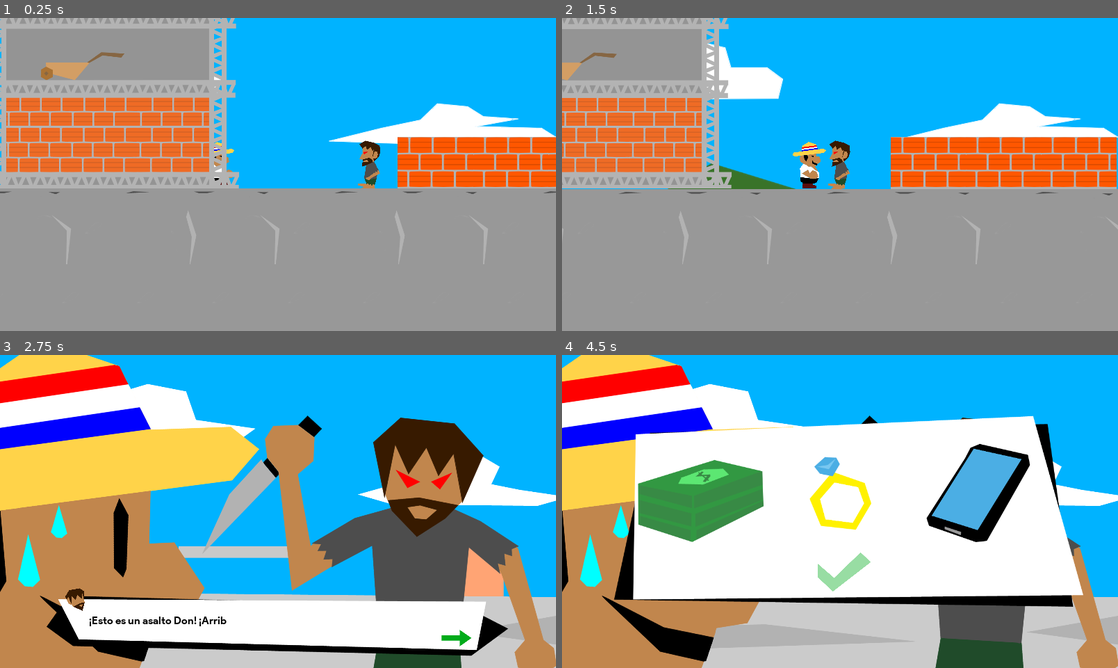
Above: before the commit, frames 1-4 (two rows, left to right).
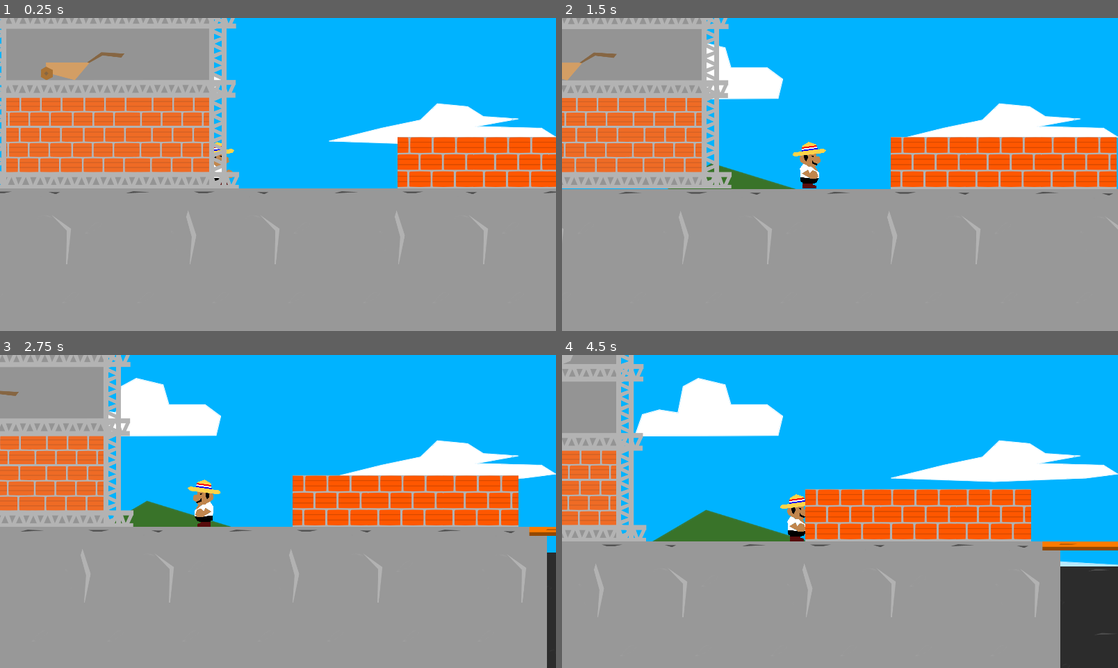
Above: after the commit, the same moments.

Repository: luispereira230797/donmariano
Game: Godot game, scene res://Scenes/Level1.tscn
Two runs of this game, one before a commit and one after it. Both use one fixed random seed, a clock stepped at 60 frames per second and the inputs below. This scene is started directly instead of the project's main scene. Sound files missing from this copy of the repository are replaced by a short silence.
Inputs (mouse positions are in pixels of both pictures, inside the frame that each line leads up to):
- Up to frame 1 (0.25 s): no input
- Up to frame 2 (1.5 s): tap Enter (ui_accept) at 0.5, 0.77 s; hold Right (ui_right) from 0.53 s (still down)
- Up to frame 3 (2.75 s): tap Enter (ui_accept) at 1.52 s; release Right (ui_right) at 2.03 s; hold Left (ui_left) from 2.03 s (still down)
- Up to frame 4 (4.5 s): release Left (ui_left) at 2.75 s; click (1017, 636) at 2.77 s; hold Right (ui_right) from 3.53 s (still down); tap Enter (ui_accept) at 3.77 s

The runs differ from the first frame. In frame 1, 0.4% of the frame differs, in the area x 64-69%, y 39-55%; in frame 2, 0.4%; in frame 3, 77%; in frame 4, 79%, in the area x 0-100%, y 0-100%.

Commit message:
Delete redundant enemy

Diff:
--- a/Scenes/Level1.tscn
+++ b/Scenes/Level1.tscn
@@ -725,9 +725,6 @@
 type = 2
 nearbyEnemies = [ "Enemy19" ]
 
-[node name="Enemy22" parent="." instance=ExtResource( 3 )]
-position = Vector2( -485, 462 )
-
 [node name="DeathByFall" parent="." instance=ExtResource( 13 )]
 position = Vector2( 2792, 1068 )
 
